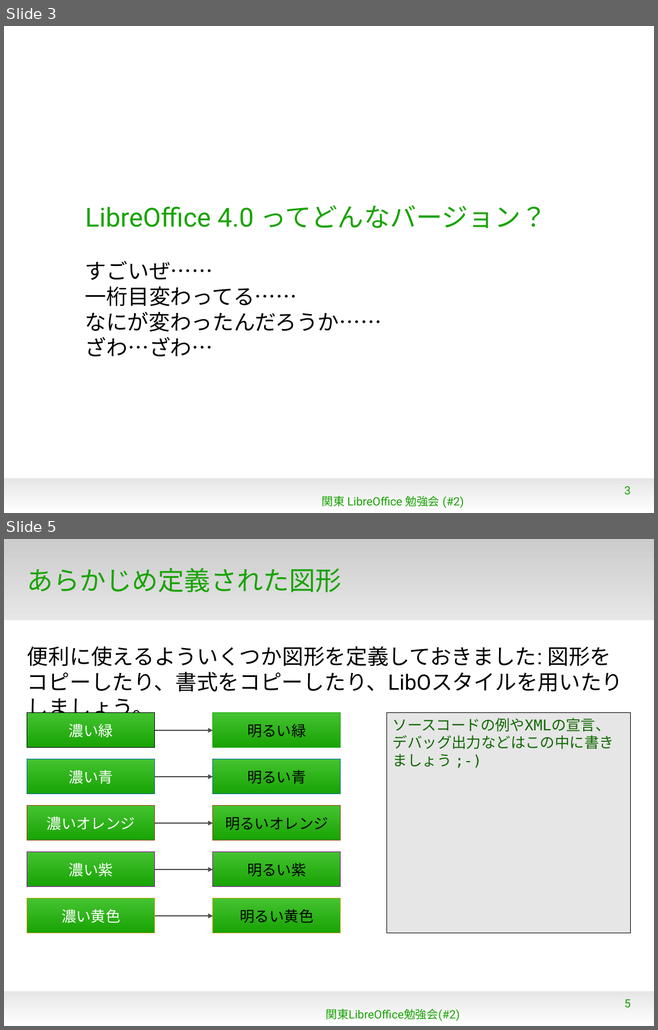
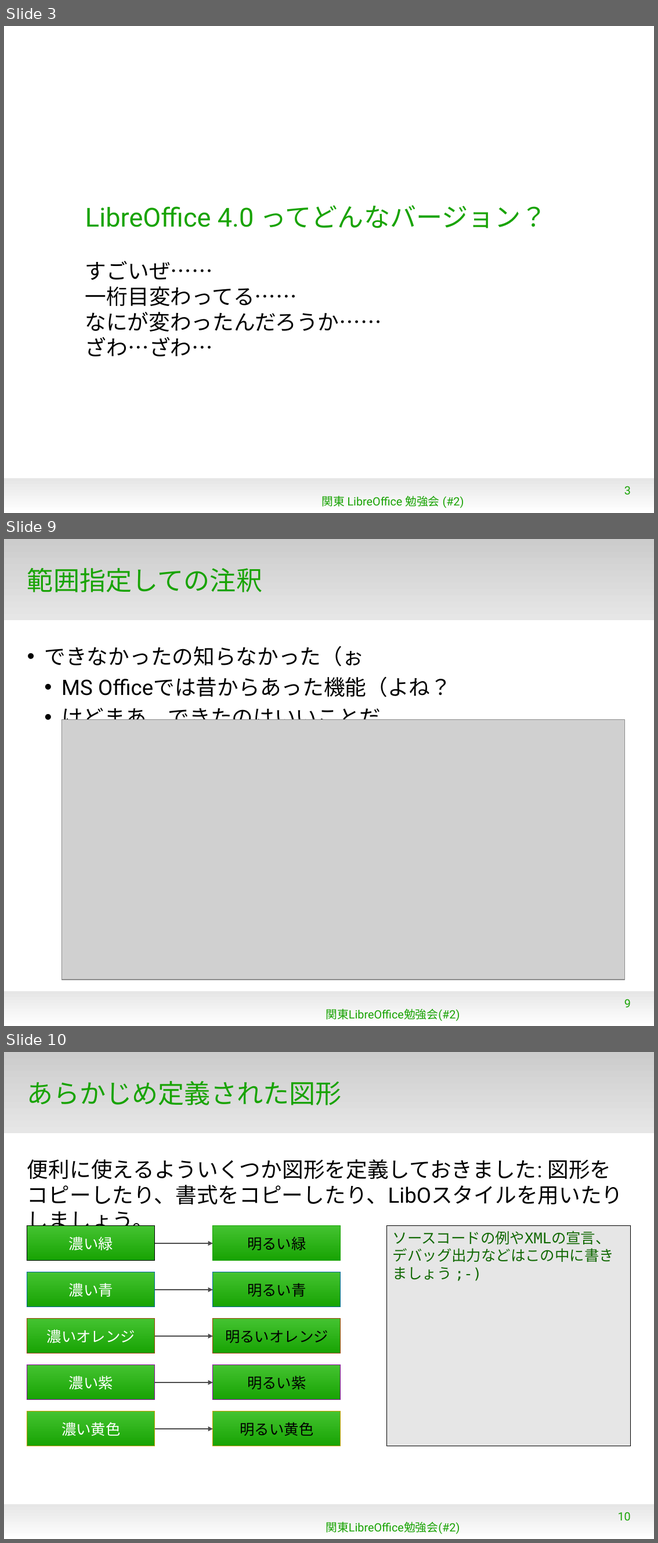
Before and after one commit to naruoga/KantoLibreOffice, a slide deck: Jan2013/WhatsNew4-0.odp. Shown one above the other, each under a label of ours: slides 3 and 5 before the commit, slides 3, 9 and 10 after it; the slides between them are not shown. The pictures are 658x1030 and 658x1543 pixels, drawn with LibreOffice and Linux fonts; fonts in the diff are those of the drawing; grey boxes stand for pictures; background and template pictures are left out. Boxes give left, top, right and bottom in pixels: in the first picture for what was removed or moved away, otherwise in the second. Text is boxed around its words. In the diff, an @@ line names an element or a change of style, - is before the commit and + after.

```diff
--- a/Jan2013/WhatsNew4-0.odp
+++ b/Jan2013/WhatsNew4-0.odp
@@ slide 9 added at [4,539,654,1026], background #FFFFFF; not listed: 2 template elements that a slide beside it also shows @@
@@ title added at [27,568,262,592], 32 pt, text #18A303 @@
+範囲指定しての注釈
@@ text added at [45,646,451,731], 26 pt, text #000000 @@
+• できなかったの知らなかった（ぉ
+  • MS Officeでは昔からあった機能（よね？
+  • けどまあ、できたのはいいことだ
@@ picture added at [62,720,625,980] @@
@@ page number added at [624,999,630,1008], 14 pt, text #18A303 @@
+9
@@ text added at [325,1009,459,1022], 14 pt, text #18A303 @@
+関東LibreOffice勉強会(#2)
@@ what was slide 5 is now slide 10 @@
@@ page number at [618,1512,630,1521]: text changed @@
-5
+10
```
Also in this commit, not shown: 1 slide changed, 4 other slides added.
